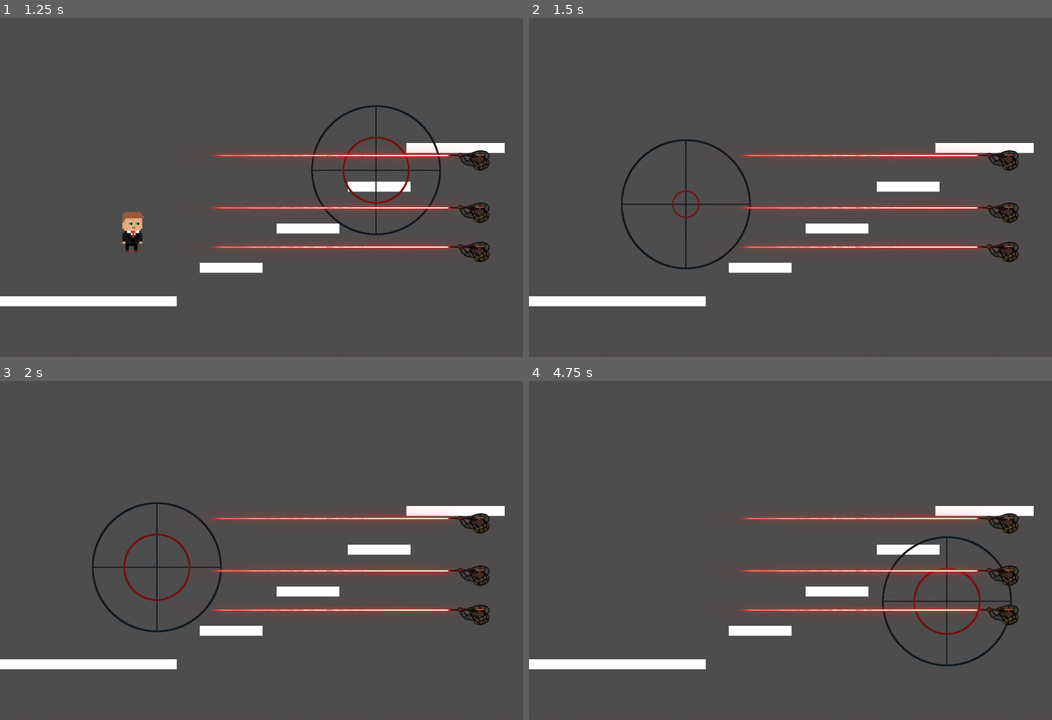
Above: before the commit, frames 1-4 (two rows, left to right).
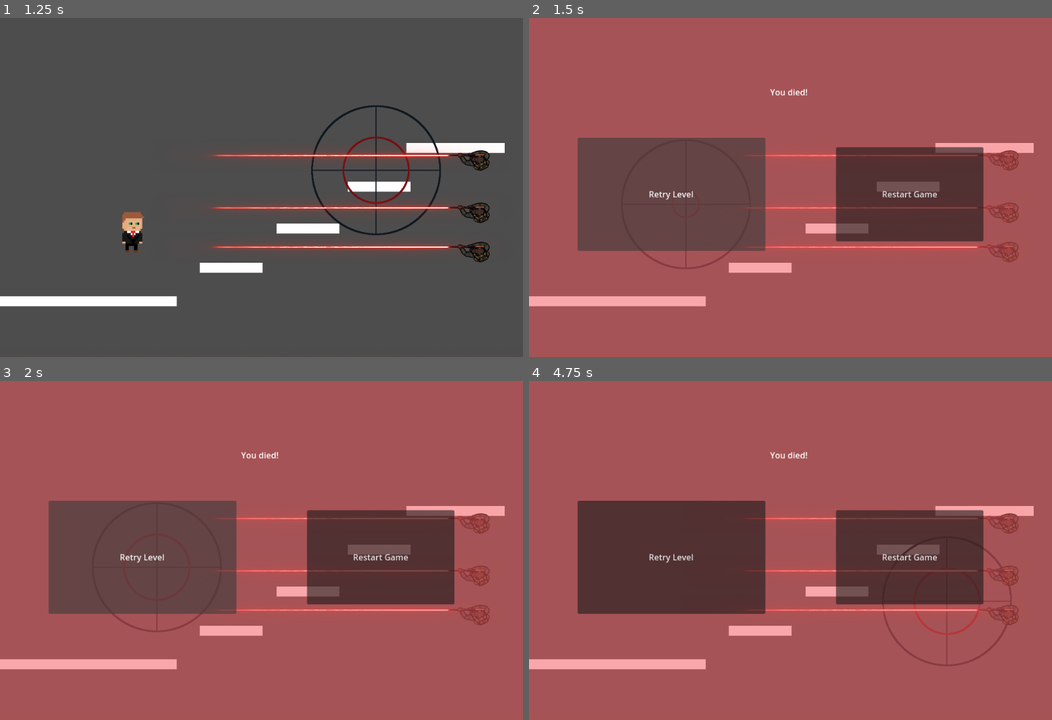
Above: after the commit, the same moments.

Repository: azsocha/Protect-the-VIP
Game: Godot game, scene res://Level1.tscn
Same seed, same stepped clock (60 frames per second), same inputs: the game is played once before the commit and once after it. This scene is started directly instead of the project's main scene. The engine's default icon, where the game draws it, is replaced by a stand-in: a white triangle on a blue panel in a dark square.
Inputs (mouse positions are in pixels of both pictures, inside the frame that each line leads up to):
- Up to frame 1 (1.25 s): tap Enter at 0.5 s; move the mouse to (376, 170) at 0.52 s; hold Right (move_right) from 0.53 s (still down); click (376, 170) at 0.6 s; tap Space (jump) at 0.77 s
- Up to frame 2 (1.5 s): keep holding Right (move_right); move the mouse to (685, 204) at 1.27 s; click (685, 204) at 1.35 s
- Up to frame 3 (2 s): keep holding Right (move_right); tap Space (jump) at 1.52 s
- Up to frame 4 (4.75 s): release Right (move_right) at 2 s; click (670, 557) at 2 s, where only the run after the commit has a clickable "Retry Level"; tap Space (jump) at 2.75, 3.77, 4.52 s; move the mouse to (842, 475) at 2.77 s; hold A (move_left) 2.78-3.53 s; click (842, 475) at 2.85 s; move the mouse to (764, 618) at 3.52 s; hold Right (move_right) from 3.53 s (still down); click (764, 618) at 3.6 s; move the mouse to (947, 601) at 4.27 s; click (947, 601) at 4.35 s

Frame 1 is identical in both runs. In frame 2, 89% of the frame differs, in the area x 0-100%, y 0-100%; in frame 3, 89%; in frame 4, 99%.

Commit message:
Added a gunshot to the enemy snipers when they shoot you, and added 2 other sounds to the asset list

Diff:
--- a/team-3-final-project/Level1.tscn
+++ b/team-3-final-project/Level1.tscn
@@ -65,7 +65,6 @@
 position = Vector2(19.8377, 11.5896)
 
 [node name="dead" parent="." instance=ExtResource("5_g6ajj")]
-visible = false
 
 [node name="Node2D" parent="." instance=ExtResource("6_2vhen")]
 position = Vector2(973, 67)
--- a/team-3-final-project/death_laser.gd
+++ b/team-3-final-project/death_laser.gd
@@ -2,8 +2,11 @@
 
 signal died
 
+@onready var badgun = $EnemySound
+
 func _on_body_entered(body: Node2D) -> void:
 	if body.name == "player":
+		badgun.play()
 		call_deferred("restart_level")
 
 func restart_level():
--- a/team-3-final-project/sniper.tscn
+++ b/team-3-final-project/sniper.tscn
@@ -1,9 +1,10 @@
-[gd_scene load_steps=7 format=3 uid="uid://b87pu37cfwaei"]
+[gd_scene load_steps=8 format=3 uid="uid://b87pu37cfwaei"]
 
 [ext_resource type="Texture2D" uid="uid://b2tk5d86f5u3c" path="res://Shooter man.png" id="1_ovadf"]
 [ext_resource type="Script" path="res://sniper.gd" id="2_rtax8"]
 [ext_resource type="Texture2D" uid="uid://g1wadrs3rfgs" path="res://rlaz.png" id="2_xysxd"]
 [ext_resource type="Script" path="res://death_laser.gd" id="3_m7l6r"]
+[ext_resource type="AudioStream" uid="uid://qiwatuq1gbb8" path="res://Enemy sniper wav.wav" id="5_jpg0r"]
 
 [sub_resource type="CapsuleShape2D" id="CapsuleShape2D_wup0p"]
 radius = 13.8129
@@ -31,6 +32,9 @@
 scale = Vector2(63.4155, -3.32454)
 shape = SubResource("CapsuleShape2D_wup0p")
 
+[node name="EnemySound" type="AudioStreamPlayer2D" parent="Sprite2D/Area2D"]
+stream = ExtResource("5_jpg0r")
+
 [node name="StaticBody2D" type="StaticBody2D" parent="."]
 scale = Vector2(1, 0.845452)
 
Not shown, added: team-3-final-project/Enemy sniper wav.wav.import
Not shown, added: team-3-final-project/Explode wav.wav.import
Not shown, added: team-3-final-project/Hail to the Chief.wav.import
Not shown, added: team-3-final-project/Enemy sniper wav.wav
Not shown, added: team-3-final-project/Explode wav.wav
Not shown, added: team-3-final-project/Hail to the Chief.wav
